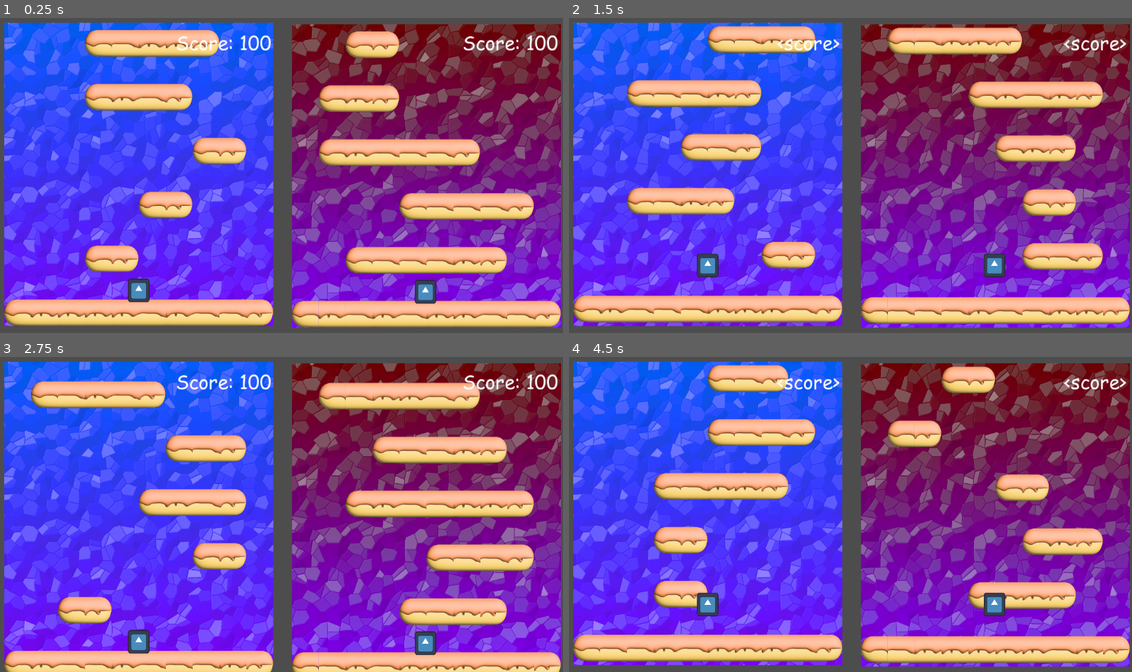
Above: before the commit, frames 1-4 (two rows, left to right).
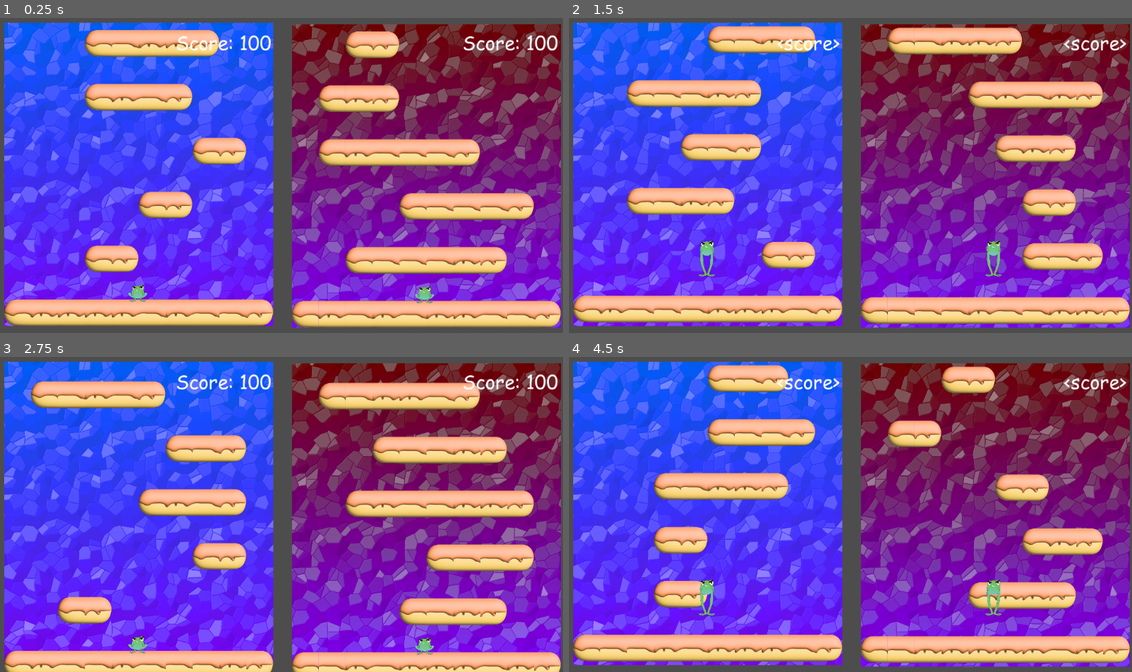
Above: after the commit, the same moments.

Repository: LegacyMD/xd_tower
Game: Godot game, scene res://scenes/root_scene.tscn
The game is run twice, just before and just after one commit, with the same random seed, the same clock (stepped at 60 frames per second) and the same inputs. The engine's default icon, where the game draws it, is replaced by a stand-in: a white triangle on a blue panel in a dark square.
Inputs:
- Up to frame 1 (0.25 s): no input
- Up to frame 2 (1.5 s): hold R 0.53-1.28 s; tap R at 1.35 s
- Up to frame 3 (2.75 s): hold R from 2.03 s (still down)
- Up to frame 4 (4.5 s): release R at 2.78 s; tap R at 2.85, 4.35 s; hold R 3.53-4.28 s

The runs differ from the first frame. In frame 1, 0.6% of the frame differs, in the area x 22-78%, y 82-91%; in frame 2, 0.8%; in frame 3, 0.6%; in frame 4, 0.8%, in the area x 22-78%, y 70-83%.

Commit message:
Add frog sprite and animation

Diff:
--- a/scenes/player.gd
+++ b/scenes/player.gd
@@ -89,8 +89,13 @@
     var horizontal_input := Input.get_action_strength(player_right) - Input.get_action_strength(player_left)
     velocity.x = delta * horizontal_input * horizontal_move_multiplier
 
+    if is_on_floor():
+        $AnimationPlayer.stop()
+        $AnimatedSprite2D.frame = 0
+
     # mwk: handle jumping
     if Input.is_action_just_pressed(player_up) and is_on_floor():
+        $AnimationPlayer.play("jump_start")
         velocity.y -= delta * vertical_jump_multiplier
     # mdziuban: handle dropping down
     if Input.is_action_just_pressed(player_down):
--- a/scenes/player.tscn
+++ b/scenes/player.tscn
@@ -1,7 +1,86 @@
-[gd_scene load_steps=4 format=3 uid="uid://cmsiiqo6trr02"]
+[gd_scene load_steps=15 format=3 uid="uid://cmsiiqo6trr02"]
 
 [ext_resource type="Texture2D" uid="uid://dc1qxcwm6qwx2" path="res://images/icon.svg" id="1_0sng1"]
 [ext_resource type="Script" path="res://scenes/player.gd" id="1_vu3yy"]
+[ext_resource type="Texture2D" uid="uid://dg8bi7x7uvne0" path="res://images/sheet_frog.png" id="2_hnxpb"]
+
+[sub_resource type="AtlasTexture" id="AtlasTexture_1o4o0"]
+atlas = ExtResource("2_hnxpb")
+region = Rect2(0, 0, 400, 400)
+
+[sub_resource type="AtlasTexture" id="AtlasTexture_mhis3"]
+atlas = ExtResource("2_hnxpb")
+region = Rect2(400, 0, 400, 400)
+
+[sub_resource type="AtlasTexture" id="AtlasTexture_mkytg"]
+atlas = ExtResource("2_hnxpb")
+region = Rect2(800, 0, 400, 400)
+
+[sub_resource type="AtlasTexture" id="AtlasTexture_mn75f"]
+atlas = ExtResource("2_hnxpb")
+region = Rect2(0, 400, 400, 400)
+
+[sub_resource type="AtlasTexture" id="AtlasTexture_tmqu1"]
+atlas = ExtResource("2_hnxpb")
+region = Rect2(400, 400, 400, 400)
+
+[sub_resource type="AtlasTexture" id="AtlasTexture_x3lw0"]
+atlas = ExtResource("2_hnxpb")
+region = Rect2(800, 400, 400, 400)
+
+[sub_resource type="AtlasTexture" id="AtlasTexture_gyimv"]
+atlas = ExtResource("2_hnxpb")
+region = Rect2(0, 800, 400, 400)
+
+[sub_resource type="SpriteFrames" id="SpriteFrames_p04qr"]
+animations = [{
+"frames": [{
+"duration": 1.0,
+"texture": SubResource("AtlasTexture_1o4o0")
+}, {
+"duration": 1.0,
+"texture": SubResource("AtlasTexture_mhis3")
+}, {
+"duration": 1.0,
+"texture": SubResource("AtlasTexture_mkytg")
+}, {
+"duration": 1.0,
+"texture": SubResource("AtlasTexture_mn75f")
+}, {
+"duration": 1.0,
+"texture": SubResource("AtlasTexture_tmqu1")
+}, {
+"duration": 1.0,
+"texture": SubResource("AtlasTexture_x3lw0")
+}, {
+"duration": 1.0,
+"texture": SubResource("AtlasTexture_gyimv")
+}],
+"loop": true,
+"name": &"default",
+"speed": 5.0
+}]
+
+[sub_resource type="Animation" id="Animation_bkp6v"]
+resource_name = "jump_start"
+length = 0.8
+tracks/0/type = "value"
+tracks/0/imported = false
+tracks/0/enabled = true
+tracks/0/path = NodePath("AnimatedSprite2D:frame")
+tracks/0/interp = 1
+tracks/0/loop_wrap = true
+tracks/0/keys = {
+"times": PackedFloat32Array(0, 0.1, 0.2, 0.3, 0.4, 0.5, 0.6, 0.7),
+"transitions": PackedFloat32Array(1, 1, 1, 1, 1, 1, 1, 1),
+"update": 0,
+"values": [0, 1, 2, 3, 4, 5, 6, 6]
+}
+
+[sub_resource type="AnimationLibrary" id="AnimationLibrary_1n7w0"]
+_data = {
+"jump_start": SubResource("Animation_bkp6v")
+}
 
 [sub_resource type="RectangleShape2D" id="RectangleShape2D_fvmdj"]
 size = Vector2(57, 65)
@@ -10,7 +89,20 @@
 collision_mask = 38
 script = ExtResource("1_vu3yy")
 
+[node name="AnimatedSprite2D" type="AnimatedSprite2D" parent="."]
+position = Vector2(-2, -15.5)
+scale = Vector2(0.16, 0.2025)
+sprite_frames = SubResource("SpriteFrames_p04qr")
+frame = 6
+
+[node name="AnimationPlayer" type="AnimationPlayer" parent="."]
+libraries = {
+"": SubResource("AnimationLibrary_1n7w0")
+}
+speed_scale = 2.765
+
 [node name="Sprite2D" type="Sprite2D" parent="."]
+visible = false
 scale = Vector2(0.352305, 0.387535)
 texture = ExtResource("1_0sng1")
 
Binary file added: images/sheet_frog.png
Not shown, added: images/sheet_frog.png.import
